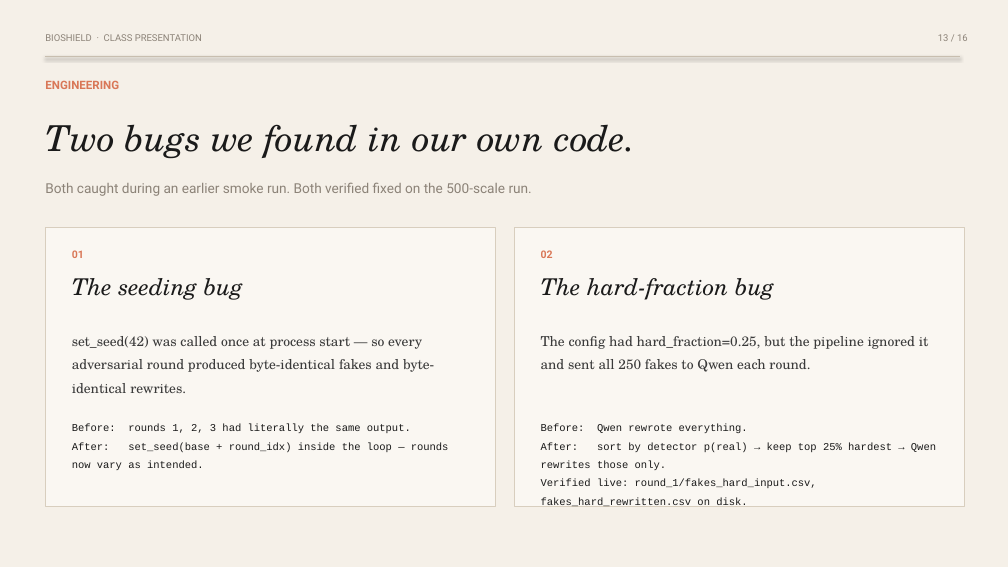
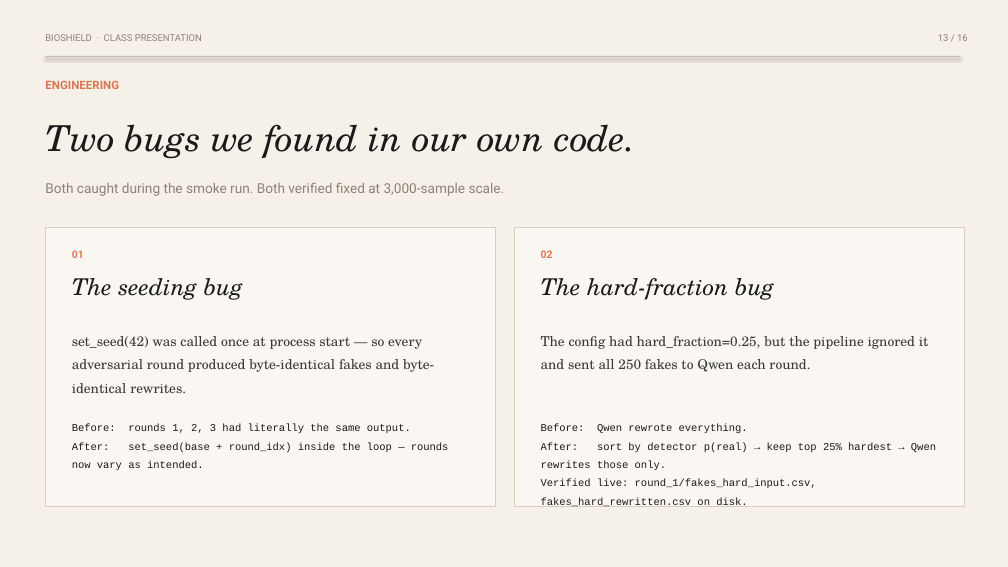
Before and after one commit to Rayudualapati-25/BioShield, a slide deck: slide 13 of experiments/BioShield_class_presentation_v2.pptx. Drawn at 1008x567 pixels with LibreOffice and Linux fonts; fonts in the diff are those of the drawing. Boxes give left, top, right and bottom in pixels: in the first picture for what was removed or moved away, otherwise in the second. Text is boxed around its words. In the diff, an @@ line names an element or a change of style, - is before the commit and + after.

```diff
--- a/experiments/BioShield_class_presentation_v2.pptx
+++ b/experiments/BioShield_class_presentation_v2.pptx
@@ text at [45,183,505,196]: text changed @@
-Both caught during an earlier smoke run. Both verified fixed on the 500-scale run.
+Both caught during the smoke run. Both verified fixed at 3,000-sample scale.
```
Also in this commit, not shown: 7 other slides changed, 1 slide added, 1 slide removed, 28 other files.
